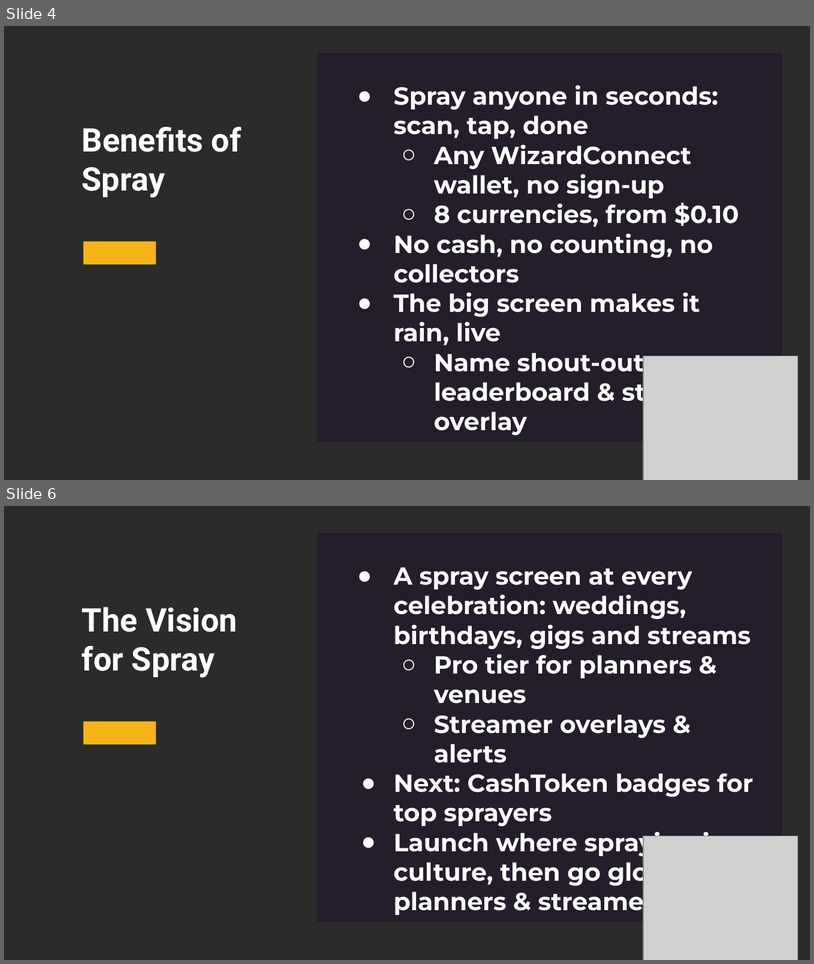
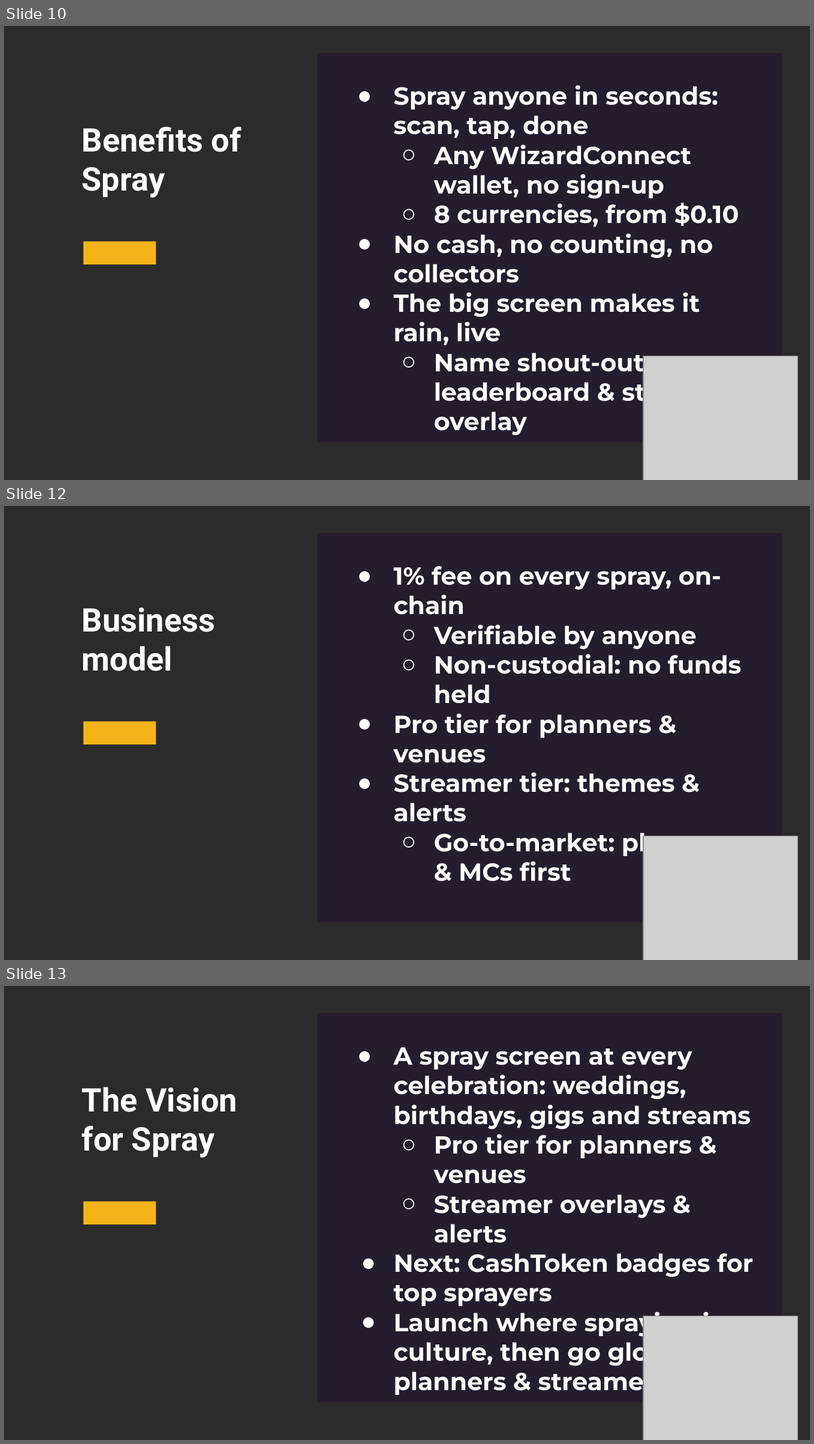
Before and after one commit to blockchaincali/spray, a slide deck: docs/Spray-BLAZE-2026.pptx. Shown one above the other, each under a label of ours: slides 4 and 6 before the commit, slides 10, 12 and 13 after it; the slides between them are not shown. The pictures are 814x964 and 814x1444 pixels, drawn with LibreOffice and Linux fonts; fonts in the diff are those of the drawing; grey boxes stand for pictures; background and template pictures are left out; a plain dark background stands for a picture behind light text. Boxes give left, top, right and bottom in pixels: in the first picture for what was removed or moved away, otherwise in the second. Text is boxed around its words. In the diff, an @@ line names an element or a change of style, - is before the commit and + after.

```diff
--- a/docs/Spray-BLAZE-2026.pptx
+++ b/docs/Spray-BLAZE-2026.pptx
@@ slide 12 added at (4,506,810,960), background picture (left out) @@
@@ rectangle added at (318,534,783,922), fill #1A0B2C at 41% opacity @@
@@ text added at (394,566,742,881), 22 pt, text #FFFFFF, bold @@
+● 1% fee on every spray, on-chain
+  ○ Verifiable by anyone
+  ○ Non-custodial: no funds held
+● Pro tier for planners & venues
+● Streamer tier: themes & alerts
+  ○ Go-to-market: planners & MCs first
@@ text added at (82,607,215,671), 29 pt, text #FFFFFF, bold @@
+Business model
@@ rectangle added at (83,721,156,745), fill #F4B41A @@
@@ picture added at (644,836,797,960) @@
@@ what was slide 4 is now slide 10 @@
@@ what was slide 6 is now slide 13 @@
```
Also in this commit, not shown: 6 other slides added, 1 other file.
